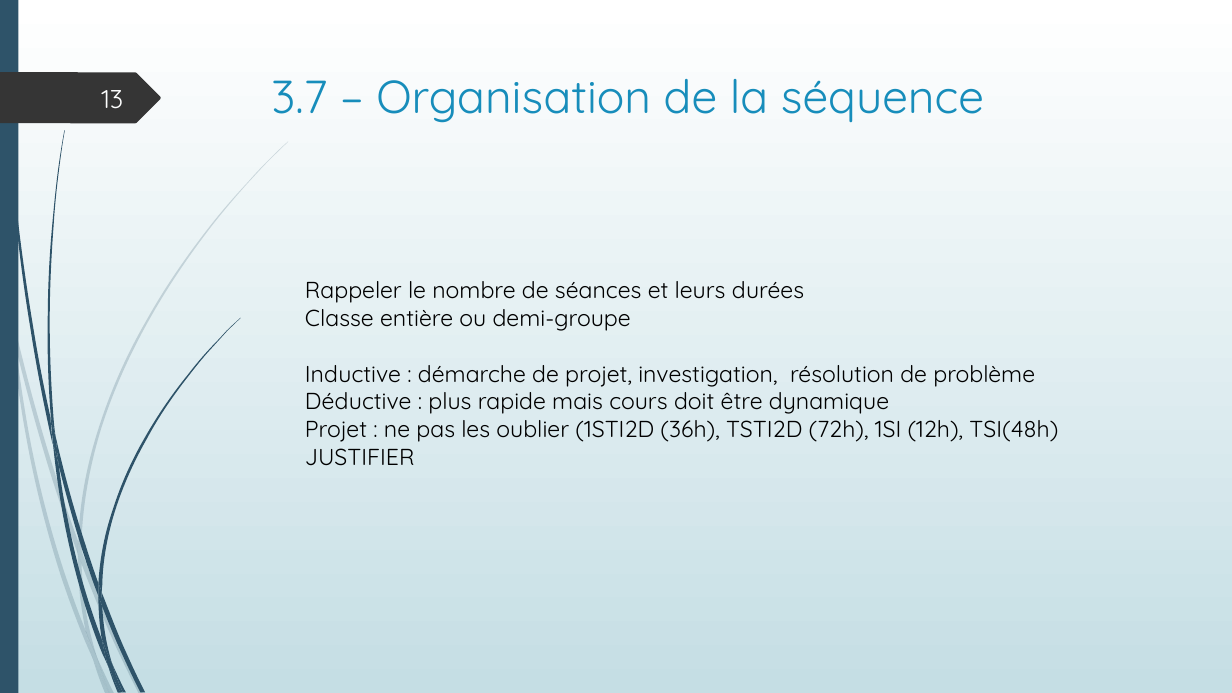
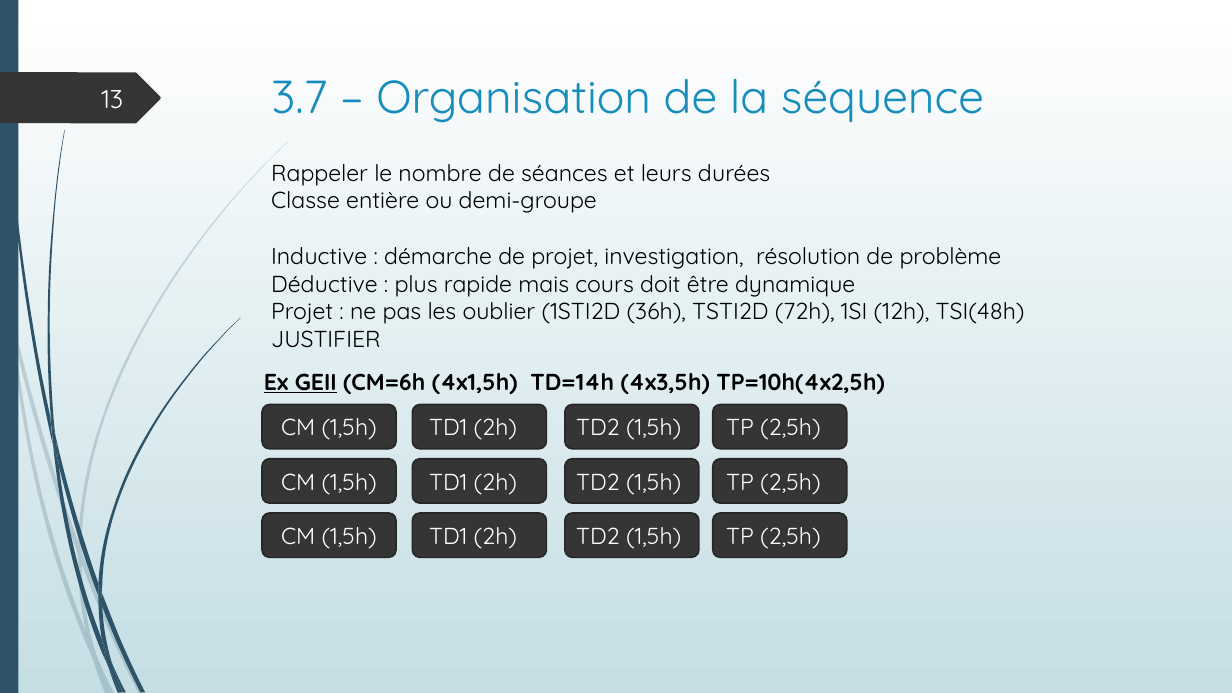
Before and after one commit to SdeuxiModeles/Modeles, a slide deck: slide 13 of N1.pptx. Drawn at 1232x693 pixels with LibreOffice and Linux fonts; fonts in the diff are those of the drawing. Boxes give left, top, right and bottom in pixels: in the first picture for what was removed or moved away, otherwise in the second. Text is boxed around its words. In the diff, an @@ line names an element or a change of style, - is before the commit and + after.

Commit message:
BlaBla

```diff
--- a/N1.pptx
+++ b/N1.pptx
@@ text "Rappeler le nombre de séances ..." moved from (x1=305, y1=281, x2=1058, y2=466) to (x1=271, y1=164, x2=1025, y2=348) @@
@@ text added at (x1=264, y1=373, x2=884, y2=394), 18 pt, text #000000, bold @@
+Ex GEII (CM=6h (4x1,5h) TD=14h (4x3,5h) TP=10h(4x2,5h)
@@ rounded rectangle added at (x1=262, y1=405, x2=396, y2=449), fill #353535, outline #272727 1.25 pt, 18 pt, text #FFFFFF @@
+CM (1,5h)
@@ rounded rectangle added at (x1=412, y1=405, x2=546, y2=449), fill #353535, outline #272727 1.25 pt, 18 pt, text #FFFFFF @@
+TD1 (2h)
@@ rounded rectangle added at (x1=565, y1=405, x2=699, y2=449), fill #353535, outline #272727 1.25 pt, 18 pt, text #FFFFFF @@
+TD2 (1,5h)
@@ rounded rectangle added at (x1=713, y1=405, x2=847, y2=449), fill #353535, outline #272727 1.25 pt, 18 pt, text #FFFFFF @@
+TP (2,5h)
@@ rounded rectangle added at (x1=262, y1=458, x2=396, y2=503), fill #353535, outline #272727 1.25 pt, 18 pt, text #FFFFFF @@
+CM (1,5h)
@@ rounded rectangle added at (x1=412, y1=458, x2=546, y2=503), fill #353535, outline #272727 1.25 pt, 18 pt, text #FFFFFF @@
+TD1 (2h)
@@ rounded rectangle added at (x1=565, y1=458, x2=699, y2=503), fill #353535, outline #272727 1.25 pt, 18 pt, text #FFFFFF @@
+TD2 (1,5h)
@@ rounded rectangle added at (x1=713, y1=458, x2=847, y2=503), fill #353535, outline #272727 1.25 pt, 18 pt, text #FFFFFF @@
+TP (2,5h)
@@ rounded rectangle added at (x1=262, y1=513, x2=396, y2=557), fill #353535, outline #272727 1.25 pt, 18 pt, text #FFFFFF @@
+CM (1,5h)
@@ rounded rectangle added at (x1=412, y1=513, x2=546, y2=557), fill #353535, outline #272727 1.25 pt, 18 pt, text #FFFFFF @@
+TD1 (2h)
@@ rounded rectangle added at (x1=565, y1=513, x2=699, y2=557), fill #353535, outline #272727 1.25 pt, 18 pt, text #FFFFFF @@
+TD2 (1,5h)
@@ rounded rectangle added at (x1=713, y1=513, x2=847, y2=557), fill #353535, outline #272727 1.25 pt, 18 pt, text #FFFFFF @@
+TP (2,5h)
```
Also in this commit, not shown: 3 slides added, 1 slide removed.
